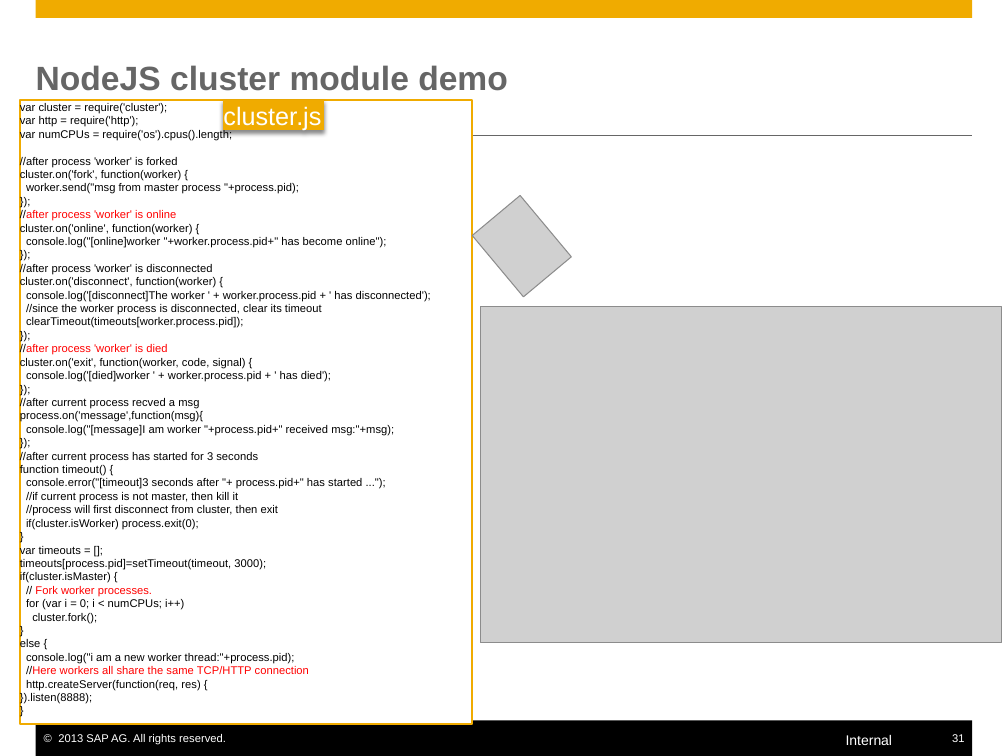
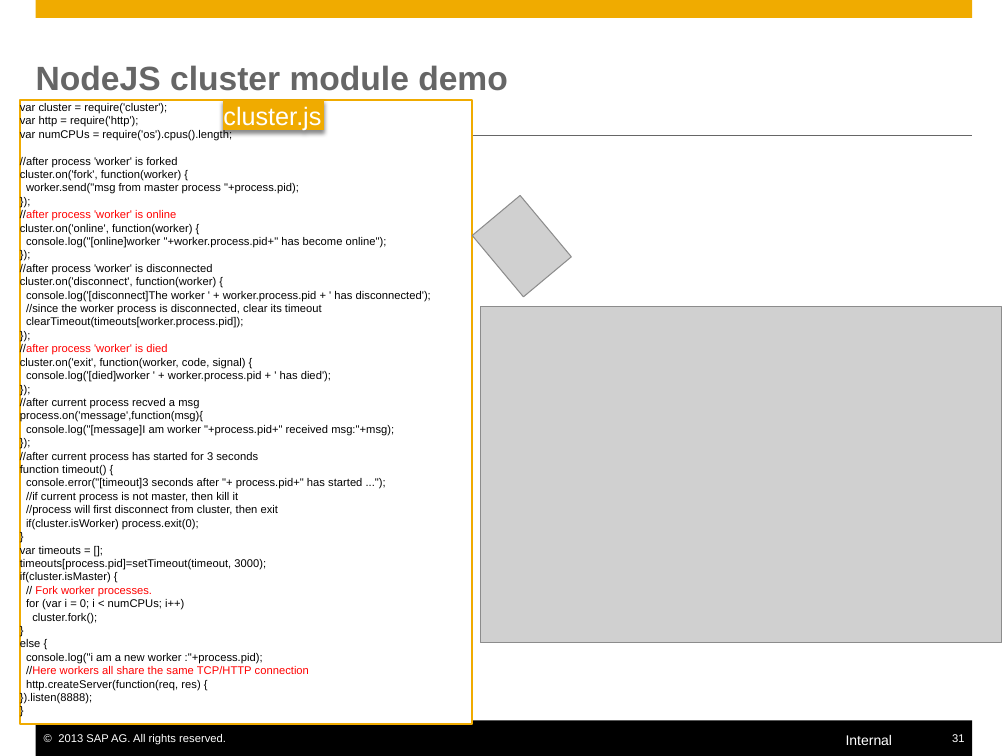
Before and after one commit to yjhcjykwbk-jlsec/mynodejs, a slide deck: slide 31 of nodejs.pptx. Drawn at 1008x756 pixels with LibreOffice and Linux fonts; fonts in the diff are those of the drawing; grey boxes stand for pictures. Boxes give left, top, right and bottom in pixels: in the first picture for what was removed or moved away, otherwise in the second. Text is boxed around its words. In the diff, an @@ line names an element or a change of style, - is before the commit and + after.

```diff
--- a/nodejs.pptx
+++ b/nodejs.pptx
@@ text in rectangle at (26, 653, 263, 663): text changed @@
-console.log("i am a new worker thread:"+process.pid);
+console.log("i am a new worker :"+process.pid);
```
Also in this commit, not shown: 2 other slides changed, 2 other files.
